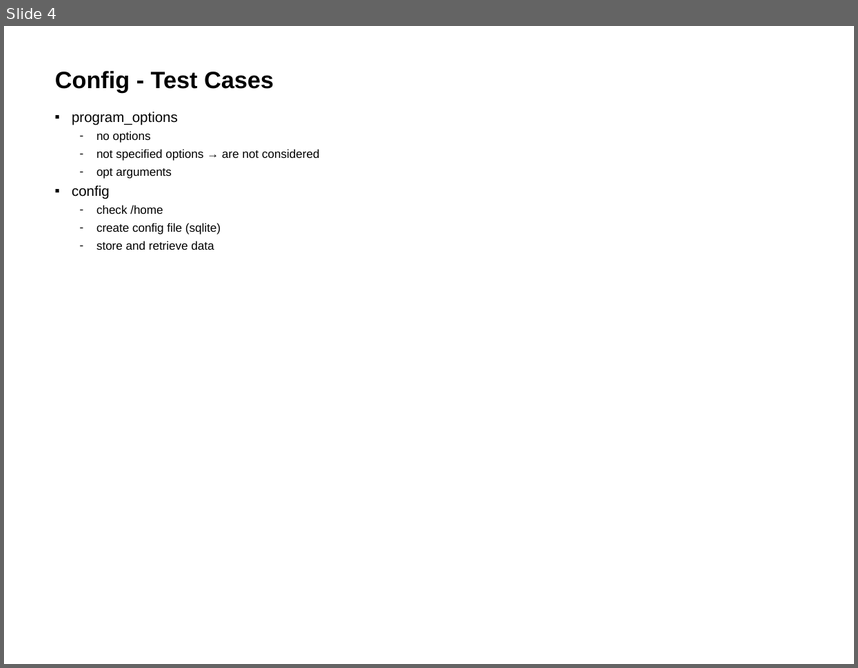
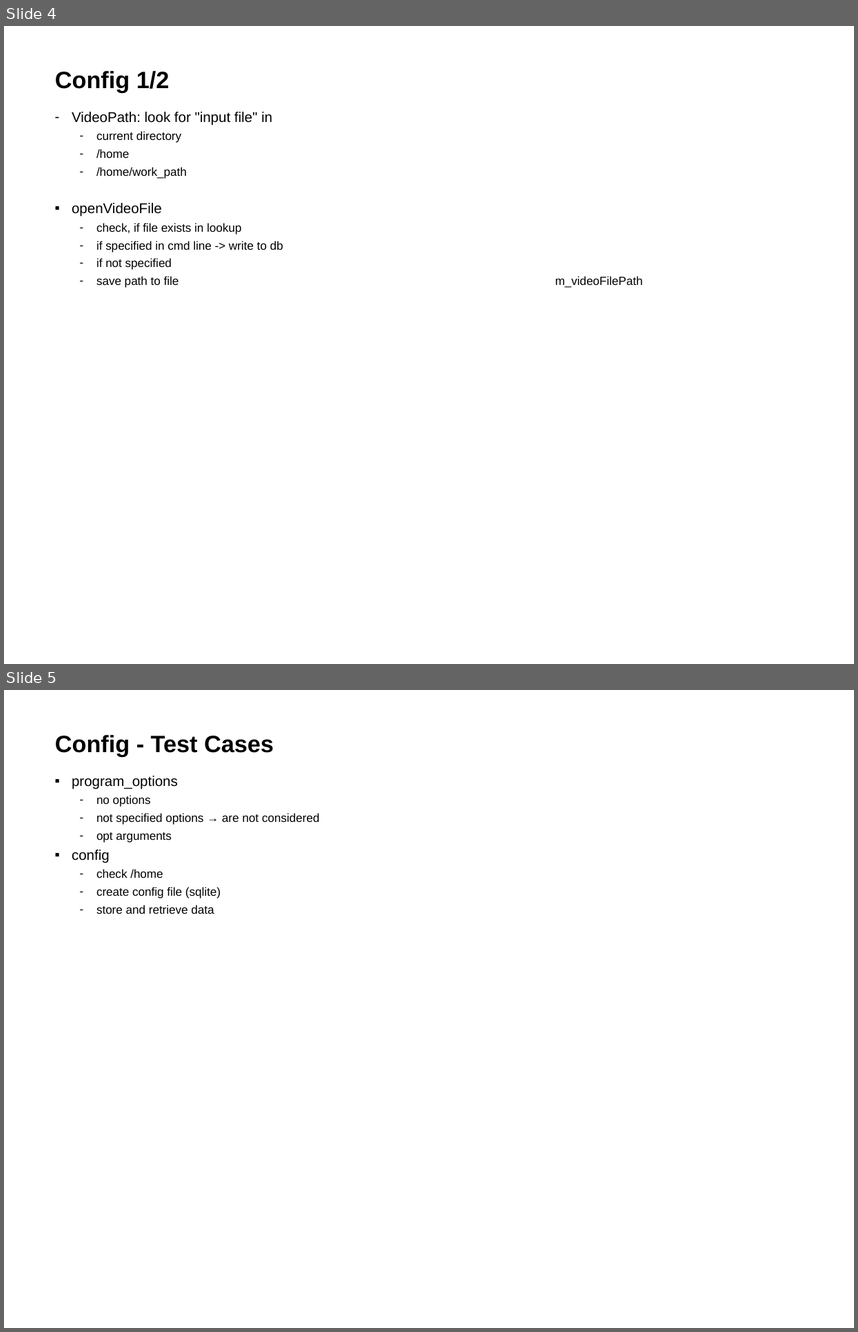
Before and after one commit to HwyToHell/CarCount, a slide deck: MotionDetection+ObjectTrackingV4.pptx. Shown one above the other, each under a label of ours: slide 4 before the commit, slides 4 and 5 after it. The pictures are 858x668 and 858x1332 pixels, drawn with LibreOffice and Linux fonts; fonts in the diff are those of the drawing. Boxes give left, top, right and bottom in pixels: in the first picture for what was removed or moved away, otherwise in the second. Text is boxed around its words. In the diff, an @@ line names an element or a change of style, - is before the commit and + after.

Commit message:
prepare config

```diff
--- a/MotionDetection+ObjectTrackingV4.pptx
+++ b/MotionDetection+ObjectTrackingV4.pptx
@@ slide 4 added at box(4, 26, 854, 664), background #FFFFFF @@
@@ title added at box(55, 71, 170, 93), 20 pt, text #000000, bold @@
+Config 1/2
@@ text added at box(72, 112, 643, 288), 10 pt, text #000000 @@
+– VideoPath: look for "input file" in
+  – current directory
+  – /home
+  – /home/work_path
+▪ openVideoFile
+  – check, if file exists in lookup
+  – if specified in cmd line -> write to db
+  – if not specified
+  – save path to file m_videoFilePath
@@ what was slide 4 is now slide 5 @@
```
Also in this commit, not shown: 2 slides changed, 5 other files.
